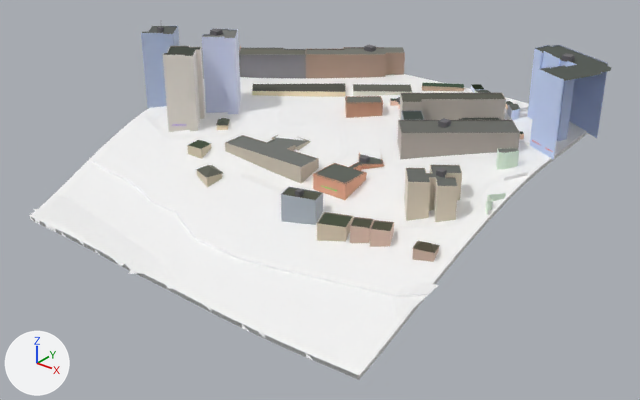
The glTF model public/tiles/0/-9_-7.glb, before and after one commit.
Both versions are drawn from a 50 mm lens placed at (-1852.0, 1262.0, 260.0), pointed at (-2164.0, 1652.0, 18.0). The lights are fixed; the arrows at lower left show +X, +Y and +Z. The picture after the commit comes second. Where no turn or scale is listed for an object, it has been applied to the vertices. Vertices at exactly the same position are counted once.

Before the edit, the objects in view are built like this:
```python
me_t0__9__7 = bpy.data.meshes.new('t0_-9_-7')
me_t0__9__7.from_pydata(...)  # 7619 vertices, 11813 faces; spans x -141.0..141.0, y -136.0..136.0, z -54.0..54.0
me_t0__9__7.materials.append(mat_terrain)
me_t0__9__7.materials.append(mat_mark_c)
me_t0__9__7.materials.append(mat_asphalt)
me_t0__9__7.materials.append(mat_pavement)
me_t0__9__7.materials.append(mat_curb)
me_t0__9__7.materials.append(mat_sidewalk)
me_t0__9__7.materials.append(mat_grass)
me_t0__9__7.materials.append(mat_plaza)
me_t0__9__7.materials.append(mat_facade_modern)
me_t0__9__7.materials.append(mat_wall)
me_t0__9__7.materials.append(mat_shop)
me_t0__9__7.materials.append(mat_roof)
me_t0__9__7.materials.append(mat_facade_tuff)
me_t0__9__7.materials.append(mat_neon)
me_t0__9__7.materials.append(mat_facade)
me_t0__9__7.materials.append(mat_facade_house)
me_t0__9__7.materials.append(mat_fence)
ob_t0__9__7 = bpy.data.objects.new('t0_-9_-7', me_t0__9__7)
ob_t0__9__7.location = (-2173.9, 1668.0, 56.2)
```
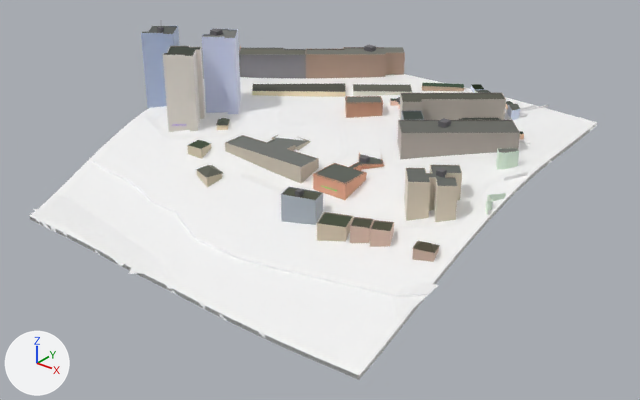
Where the newer file only moved an object's origin or applied its transform, the numbers keep the older frame.

Changed parts and their boxes [x1, y1, x2, y2] in the pictures (640 x 400 px):
't0_-9_-7', reshaped: before [30, 26, 611, 380]; after [30, 26, 597, 380]
part 1 of me_t0__9__7, deleted: before [561, 53, 575, 62]
part 2 of me_t0__9__7, cut back: before [296, 45, 611, 285]; after [166, 93, 522, 287]

What the commit changed:
me_t0__9__7 is used by ob_t0__9__7; location (-2173.9, 1668.0, 56.2).
me_t0__9__7 had 7619 vertices, 11813 faces and spanned x -141.0..141.0, y -136.0..136.0, z -54.0..54.0.
me_t0__9__7 now has 7457 vertices, 11611 faces and spans x -141.0..129.0, y -136.0..136.0, z -54.0..54.0.
me_t0__9__7 part 1: the loose piece of 8 vertices spanning x 110.0..116.0, y 93.0..98.0, z 45.0..48.0 is deleted.
me_t0__9__7 part 2: 5 vertices moved within x -49.0..100.0, y -19.0..42.0, z -1.0..4.0; 172 vertices removed from x -49.0..141.0, y -88.0..122.0, z -37.0..46.0; 18 vertices added at x -49.0..114.0, y -94.0..119.0, z -39.0..19.0.
Other edits to the shape of me_t0__9__7 do not show in these pictures.
